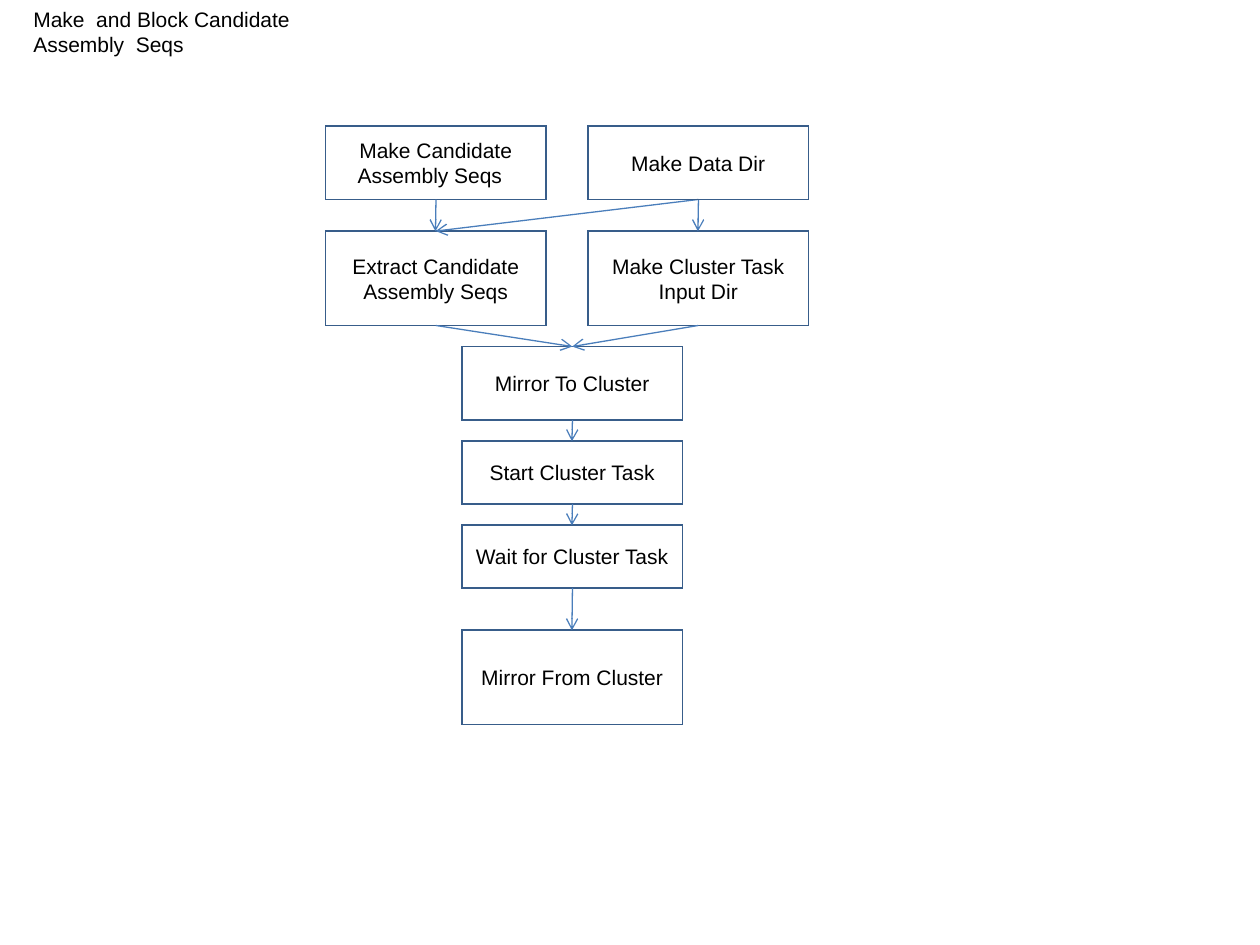
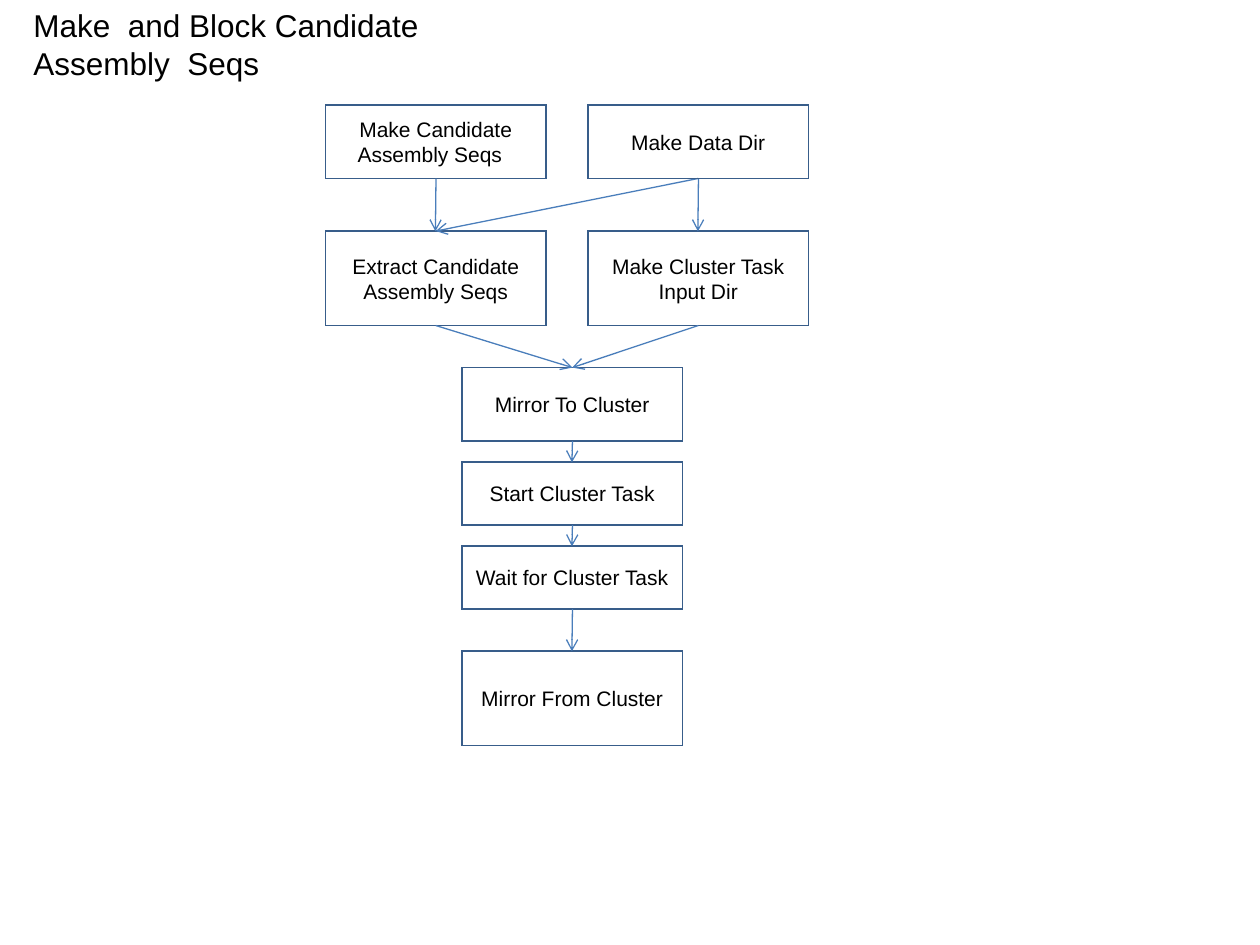
Before and after one commit to VEuPathDB/ApiCommonData, a slide deck: slide 10 of Load/doc/workflow/AnalysisWorkflow.ppt (slide 11 before the commit). Drawn at 1260x945 pixels with LibreOffice and Linux fonts; fonts in the diff are those of the drawing. Boxes give left, top, right and bottom in pixels: in the first picture for what was removed or moved away, otherwise in the second. Text is boxed around its words. In the diff, an @@ line names an element or a change of style, - is before the commit and + after.

```diff
--- a/Load/doc/workflow/AnalysisWorkflow.ppt
+++ b/Load/doc/workflow/AnalysisWorkflow.ppt
@@ text "Make and Block Candidate Assembly ..." at <box>33,14,419,81</box>: size 12 to 18 pt @@
@@ rectangle "Make Candidate Assembly Seqs": place and size @@
-rectangle "Make Candidate Assembly Seqs" at <box>325,126,546,199</box>
+rectangle "Make Candidate Assembly Seqs" at <box>325,105,546,178</box>
@@ rectangle "Make Data Dir": place and size @@
-rectangle "Make Data Dir" at <box>588,126,809,199</box>
+rectangle "Make Data Dir" at <box>588,105,809,178</box>
@@ arrow moved from (698, 199) - (436, 231) to (698, 179) - (436, 231) @@
@@ arrow moved from (436, 199) - (436, 232) to (436, 179) - (436, 232) @@
@@ arrow moved from (698, 199) - (698, 232) to (698, 179) - (698, 232) @@
@@ arrow moved from (436, 325) - (572, 346) to (436, 325) - (572, 368) @@
@@ arrow moved from (698, 325) - (572, 346) to (698, 325) - (572, 368) @@
@@ 4 rectangles, 3 arrows: place and size @@
-4 rectangles, 3 arrows at <box>462,346,683,724</box>
+4 rectangles, 3 arrows at <box>462,368,683,746</box>
```
Also in this commit, not shown: 11 other slides changed, 3 slides added, 3 slides removed.
